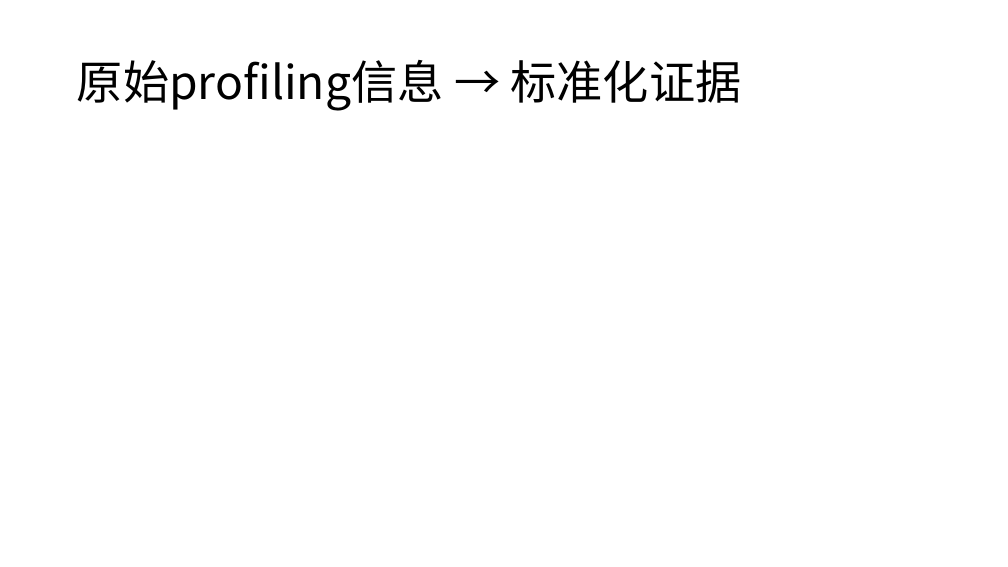
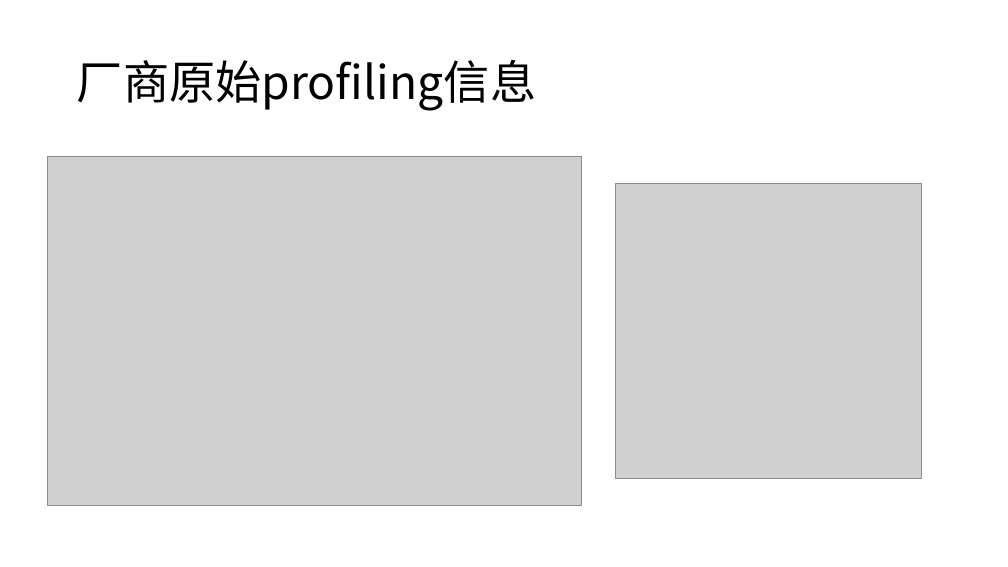
Before and after one commit to LeleCheung/HG-KDA, a slide deck: slide 4 of reports/02_work/0917汇报.pptx. Drawn at 1008x567 pixels with LibreOffice and Linux fonts; fonts in the diff are those of the drawing; grey boxes stand for pictures. Boxes give left, top, right and bottom in pixels: in the first picture for what was removed or moved away, otherwise in the second. Text is boxed around its words. In the diff, an @@ line names an element or a change of style, - is before the commit and + after.

```diff
--- a/reports/02_work/0917汇报.pptx
+++ b/reports/02_work/0917汇报.pptx
@@ title at box(77, 60, 536, 111): text changed @@
-原始profiling信息 → 标准化证据
+厂商原始profiling信息
@@ picture added at box(47, 157, 582, 505) @@
@@ picture added at box(616, 183, 922, 479) @@
```
Also in this commit, not shown: 3 other slides changed, 4 slides added, 2 slides removed, 1 other file.
